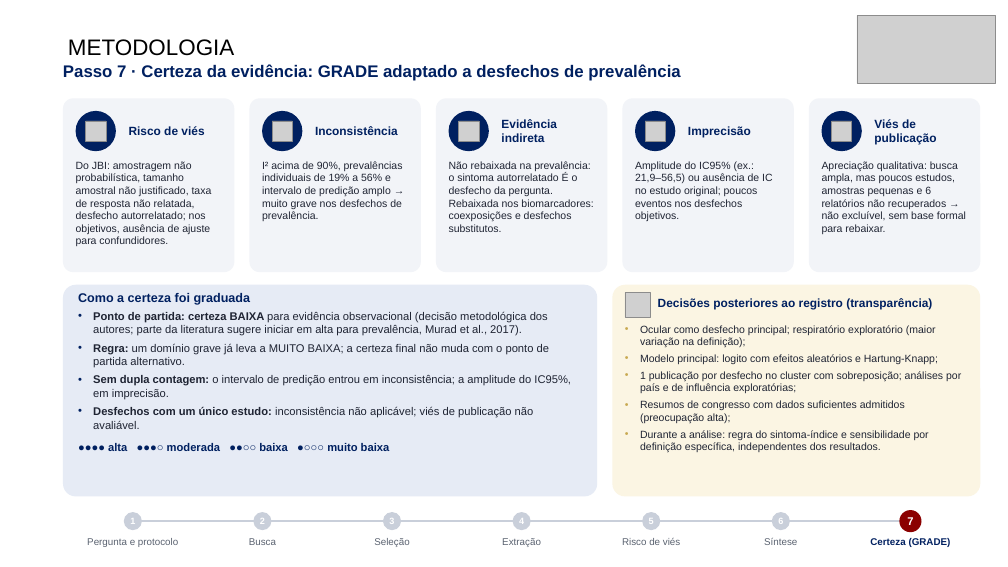
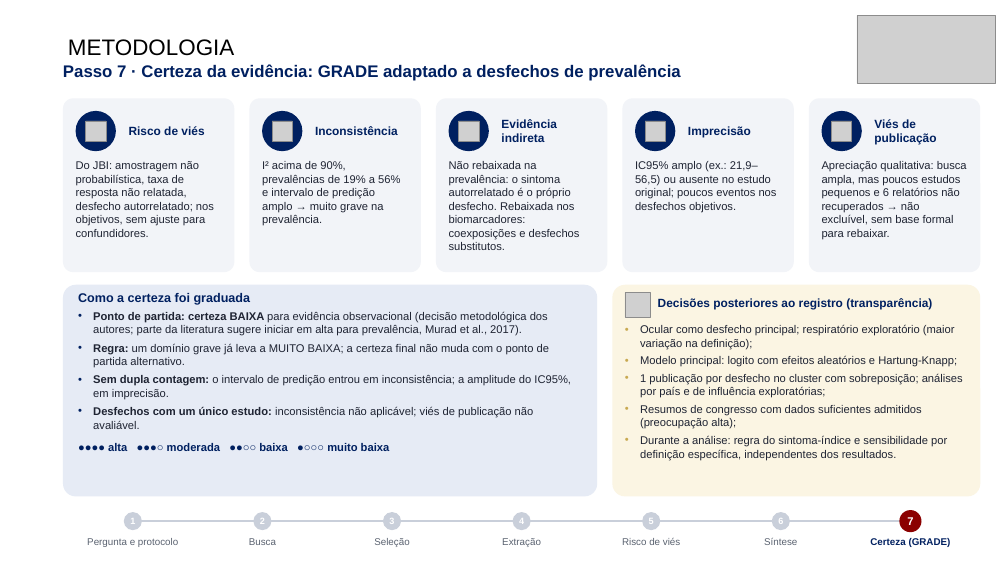
Before and after one commit to ravibuzz/IC-fumaca, a slide deck: slide 9 of apresentacao/SEMICA_Fumaca_Cirurgica_Baccaro.pptx. Drawn at 1008x567 pixels with LibreOffice and Linux fonts; fonts in the diff are those of the drawing; grey boxes stand for pictures; background and template pictures are left out. Boxes give left, top, right and bottom in pixels: in the first picture for what was removed or moved away, otherwise in the second. Text is boxed around its words. In the diff, an @@ line names an element or a change of style, - is before the commit and + after.

```diff
--- a/apresentacao/SEMICA_Fumaca_Cirurgica_Baccaro.pptx
+++ b/apresentacao/SEMICA_Fumaca_Cirurgica_Baccaro.pptx
@@ text at [76,161,214,237]: text changed; size 15 to 16 pt @@
-Do JBI: amostragem não probabilística, tamanho amostral não justificado, taxa de resposta não relatada, desfecho autorrelatado; nos objetivos, ausência de ajuste para confundidores.
+Do JBI: amostragem não probabilística, taxa de resposta não relatada, desfecho autorrelatado; nos objetivos, sem ajuste para confundidores.
@@ text at [262,161,400,226]: text changed; size 15 to 16 pt @@
-I² acima de 90%, prevalências individuais de 19% a 56% e intervalo de predição amplo → muito grave nos desfechos de prevalência.
+I² acima de 90%, prevalências de 19% a 56% e intervalo de predição amplo → muito grave na prevalência.
@@ text at [449,161,580,250]: text changed; size 15 to 16 pt @@
-Não rebaixada na prevalência: o sintoma autorrelatado É o desfecho da pergunta. Rebaixada nos biomarcadores: coexposições e desfechos substitutos.
+Não rebaixada na prevalência: o sintoma autorrelatado é o próprio desfecho. Rebaixada nos biomarcadores: coexposições e desfechos substitutos.
@@ text at [635,161,777,212]: text changed; size 15 to 16 pt @@
-Amplitude do IC95% (ex.: 21,9–56,5) ou ausência de IC no estudo original; poucos eventos nos desfechos objetivos.
+IC95% amplo (ex.: 21,9–56,5) ou ausente no estudo original; poucos eventos nos desfechos objetivos.
@@ text at [822,161,967,239]: text changed; size 15 to 16 pt @@
-Apreciação qualitativa: busca ampla, mas poucos estudos, amostras pequenas e 6 relatórios não recuperados → não excluível, sem base formal para rebaixar.
+Apreciação qualitativa: busca ampla, mas poucos estudos pequenos e 6 relatórios não recuperados → não excluível, sem base formal para rebaixar.
@@ text "Ocular como desfecho principal; respiratório ..." at [640,325,963,460]: size 15 to 16 pt @@
```
Also in this commit, not shown: 13 other slides changed, 6 other files.
